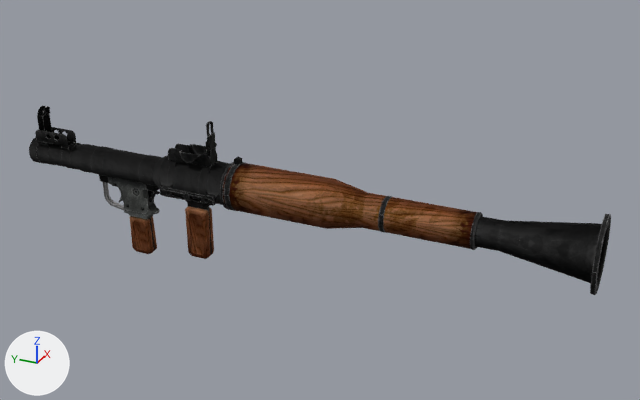
The glTF model Asset/Data/Model/RPG-7_Launcher/RPG-7_Launcher.gltf: old version first, new version second.
Rendered twice from a 50 mm camera at (-1.08, -0.545, 0.543) aimed at (0.028, -0.046, -0.011). Arrows for +X, +Y and +Z are at lower left; the lights stay in place. Where no turn or scale is listed for an object, it has been applied to the vertices. Vertices at the same position are counted once.

Objects in the first picture: 'rpg7'.
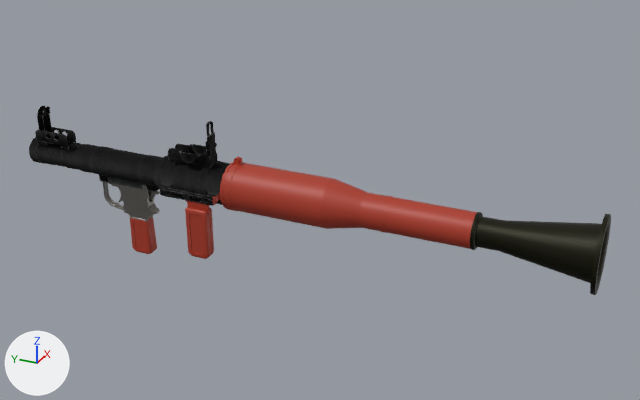
Boxes [x1, y1, x2, y2] around the edits, measured in the pictures (640 x 400 px):
```json
{"part": 1, "of": "me_メッシュ", "change": "recoloured", "before": [470, 212, 611, 295], "after": [470, 212, 611, 295]}
{"part": 2, "of": "me_メッシュ", "change": "recoloured", "before": [130, 157, 478, 259], "after": [130, 157, 478, 259], "on screen": "brown to red"}
{"part": 3, "of": "me_メッシュ", "change": "recoloured", "before": [101, 181, 160, 222], "after": [101, 181, 160, 222]}
```

Edits to the scene script, one JSON object a line:
```json
{"op": "add", "block": "mat_metallic", "code": ["mat_metallic = principled_material('Metallic')", "mat_metallic.base_color = (0.23, 0.219, 0.203)  # grey #84817c", "mat_metallic.metallic = 1.0"]}
{"op": "add", "block": "mat_block", "code": ["mat_block = principled_material('Block')", "mat_block.base_color = (0.0123, 0.0118, 0.00324)  # black #1d1c0b", "mat_block.metallic = 0.669"]}
{"op": "add", "block": "mat_word", "code": ["mat_word = principled_material('Word')", "mat_word.base_color = (0.406, 0.0391, 0.017)  # red #ab3823"]}
{"block": "me_メッシュ", "where": "me_メッシュ.from_pydata(...)  # 4233 vertices, 8270 faces; spans x -0.053..0.053, y -0.461..0.461, z -0.151..0.102"}
{"block": "me_メッシュ", "where": "# used by ob_rpg7; location = (0.0, 0.0, 0.0)"}
{"block": "me_メッシュ", "change": "me_メッシュ part 1: 480 faces spanning x -0.053..0.053, y -0.461..-0.291, z -0.053..0.053 switch from mat_rpg7 (picture img_map__0) to mat_block (black #1d1c0b)"}
{"block": "me_メッシュ", "change": "me_メッシュ part 2: 1737 faces spanning x -0.051..0.038, y -0.291..0.281, z -0.151..0.048 switch from mat_rpg7 (picture img_map__0) to mat_word (red #ab3823)"}
{"block": "me_メッシュ", "change": "me_メッシュ part 3: 1721 faces spanning x -0.01..0.01, y 0.223..0.332, z -0.09..-0.025 switch from mat_rpg7 (picture img_map__0) to mat_metallic (grey #84817c)"}
```
